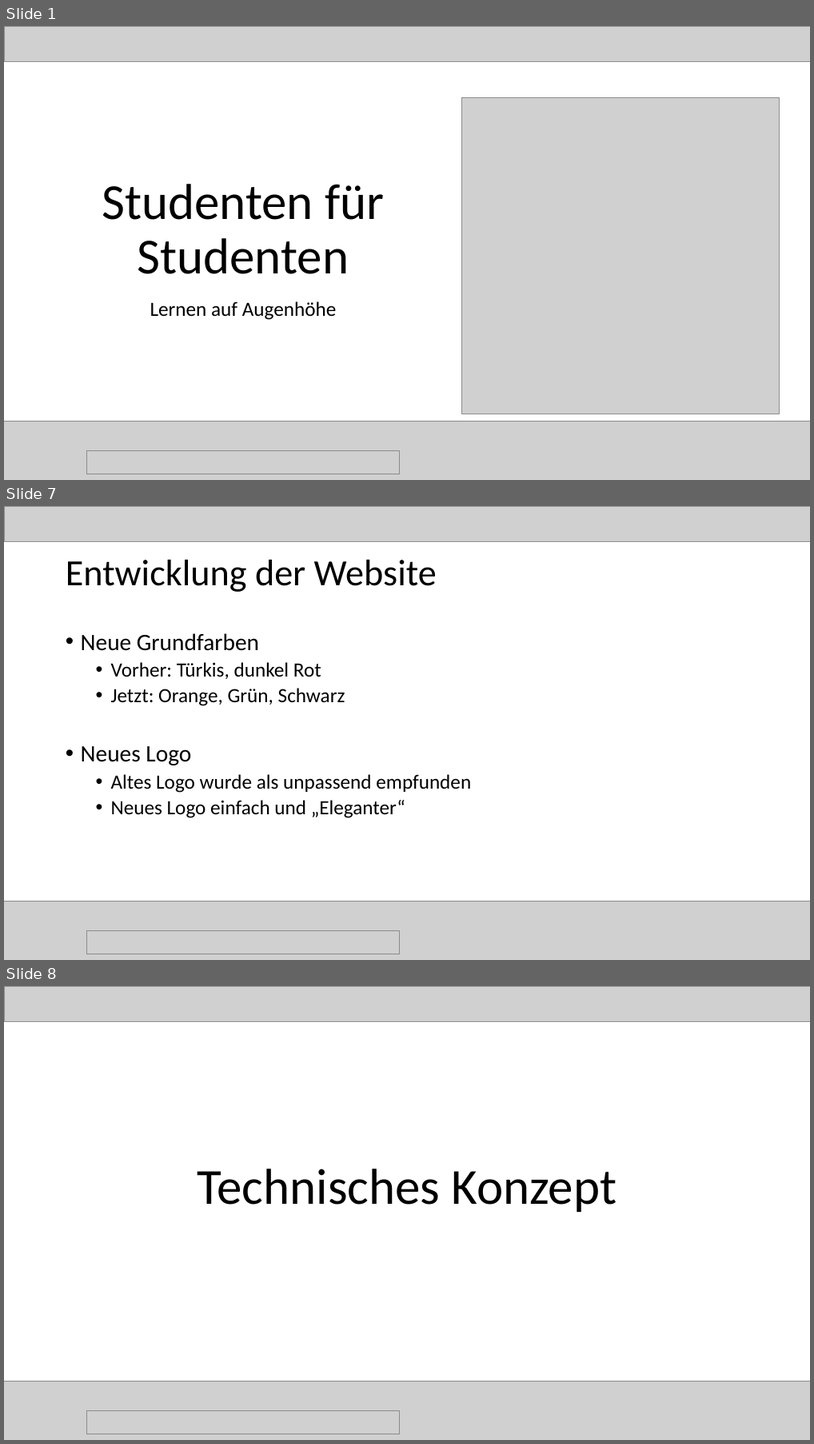
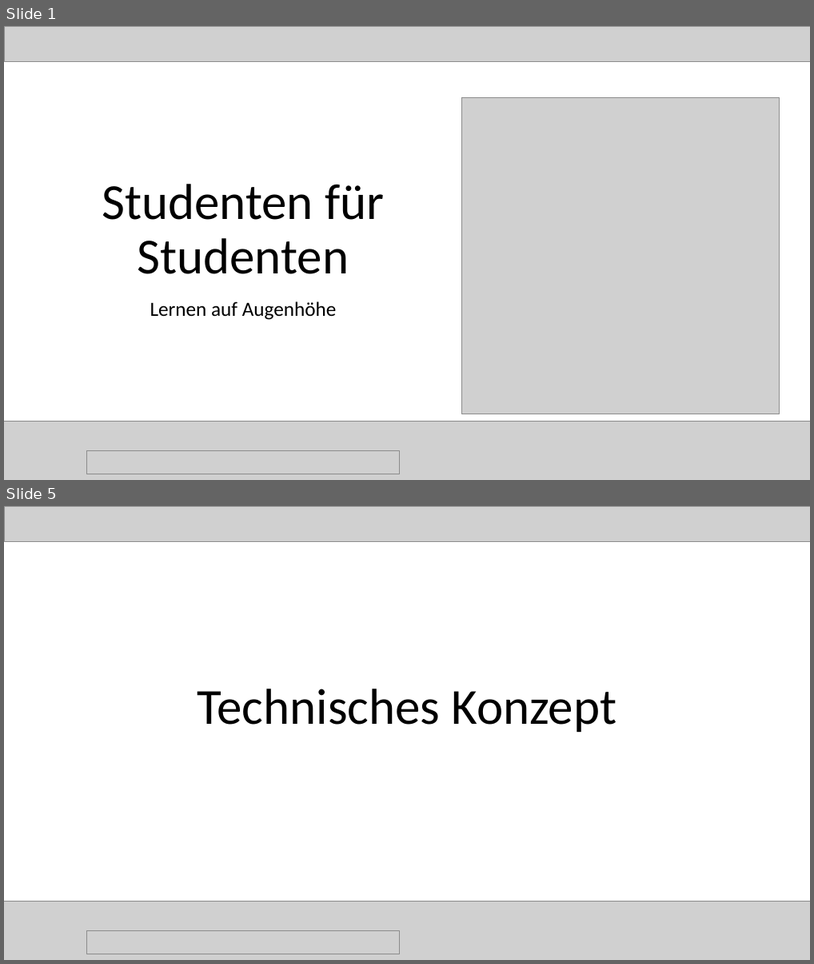
Before and after one commit to magharmi/StudentenFuerStudenten, a slide deck: Power Point/final.pptx. Shown one above the other, each under a label of ours: slides 1, 7 and 8 before the commit, slides 1 and 5 after it; the slides between them are not shown. The pictures are 814x1444 and 814x964 pixels, drawn with LibreOffice and Linux fonts; fonts in the diff are those of the drawing; grey boxes stand for pictures. Boxes give left, top, right and bottom in pixels: in the first picture for what was removed or moved away, otherwise in the second. Text is boxed around its words. In the diff, an @@ line names an element or a change of style, - is before the commit and + after.

```diff
--- a/Power Point/final.pptx
+++ b/Power Point/final.pptx
@@ slide 7 removed at (4,506,810,960), background #FFFFFF @@
@@ picture removed at (4,506,810,541) @@
@@ title removed at (66,560,437,592) @@
-Entwicklung der Website
@@ text removed at (81,633,471,818) @@
-• Neue Grundfarben
-  • Vorher: Türkis, dunkel Rot
-  • Jetzt: Orange, Grün, Schwarz
-• Neues Logo
-  • Altes Logo wurde als unpassend empfunden
-  • Neues Logo einfach und „Eleganter“
@@ picture removed at (4,900,810,960) @@
@@ picture removed at (86,930,400,954) @@
@@ what was slide 8 is now slide 5 @@
```
Also in this commit, not shown: 8 slides changed, 7 slides added, 5 other slides removed.
